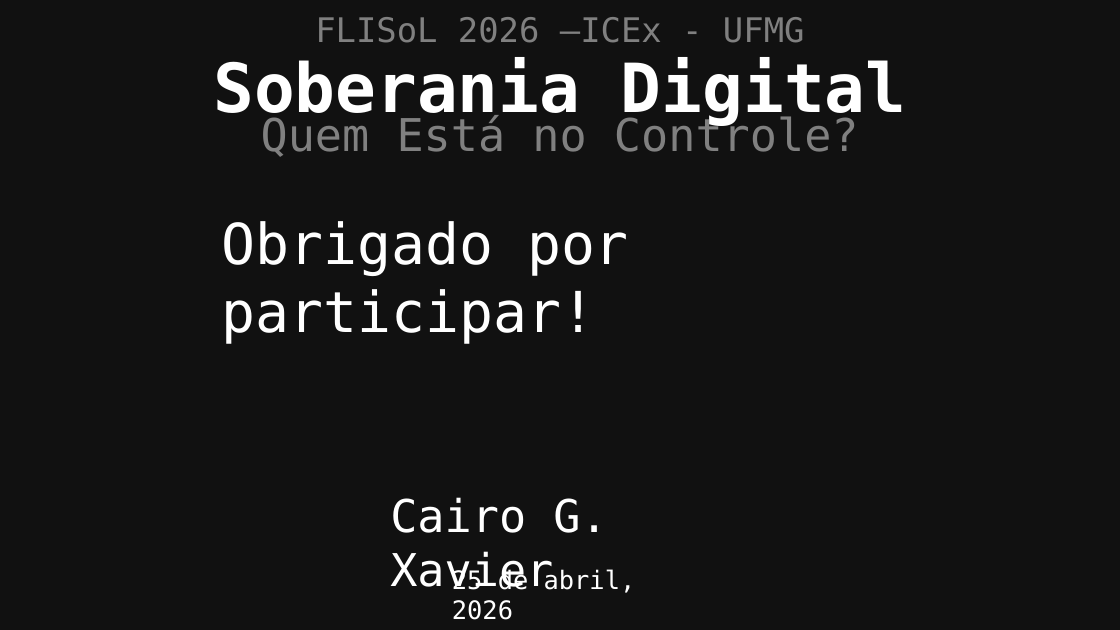
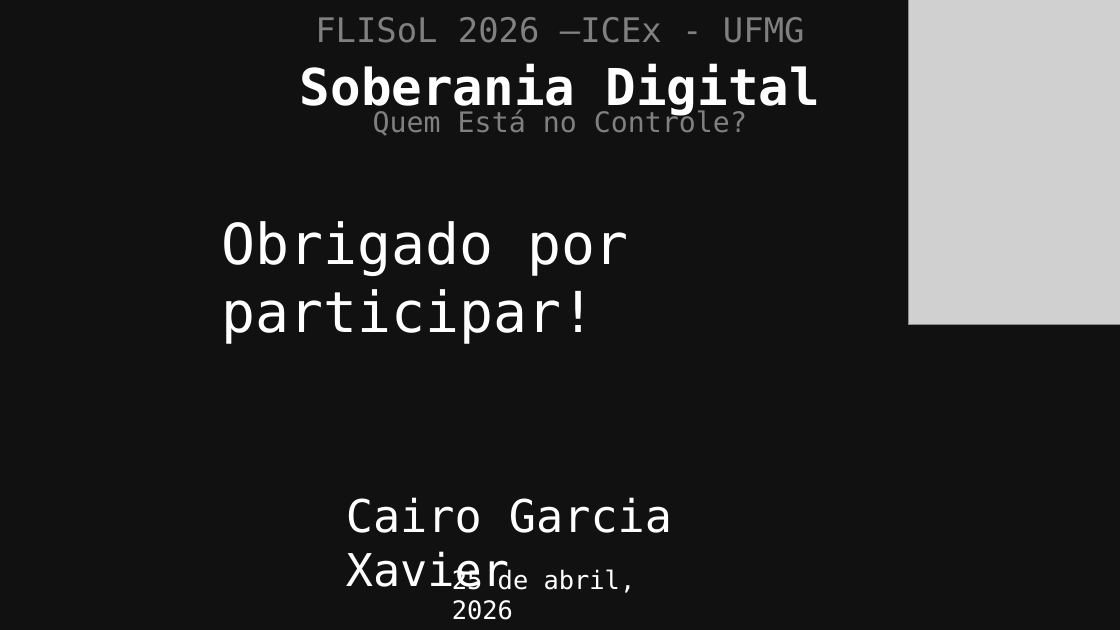
Before and after one commit to cairoGarcia/flisol-2026-ufmg, a slide deck: slide 12 of slides/soberania.odp (slide 2 before the commit). Drawn at 1120x630 pixels with LibreOffice and Linux fonts; fonts in the diff are those of the drawing; grey boxes stand for pictures. Boxes give left, top, right and bottom in pixels: in the first picture for what was removed or moved away, otherwise in the second. Text is boxed around its words. In the diff, an @@ line names an element or a change of style, - is before the commit and + after.

Commit message:
Almost done on 'soberania.odp'

```diff
--- a/slides/soberania.odp
+++ b/slides/soberania.odp
@@ picture added at bbox=[909, 0, 1120, 325] @@
@@ title "Soberania Digital" at bbox=[300, 64, 820, 117]: size 48 to 36 pt @@
@@ subtitle "Quem Está no Controle?": place and size @@
-subtitle "Quem Está no Controle?" at bbox=[261, 114, 859, 157]
+subtitle "Quem Está no Controle?" at bbox=[373, 109, 747, 136]
@@ subtitle "Quem Está no Controle?" at bbox=[373, 109, 747, 136]: size 32 to 20 pt @@
@@ text at bbox=[346, 497, 672, 590]: text changed @@
-Cairo G. Xavier
+Cairo Garcia Xavier
```
Also in this commit, not shown: 10 slides added, 1 other file.
